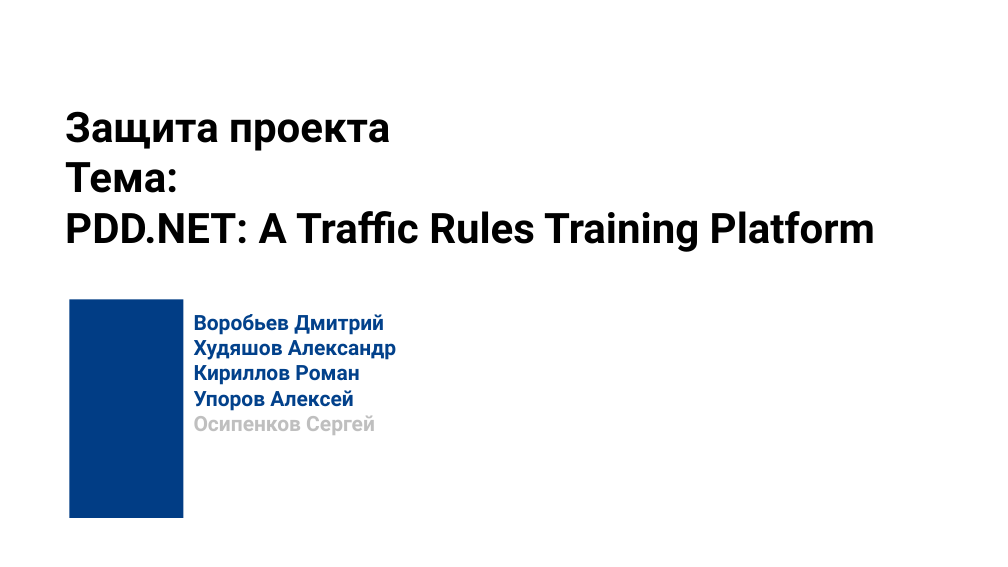
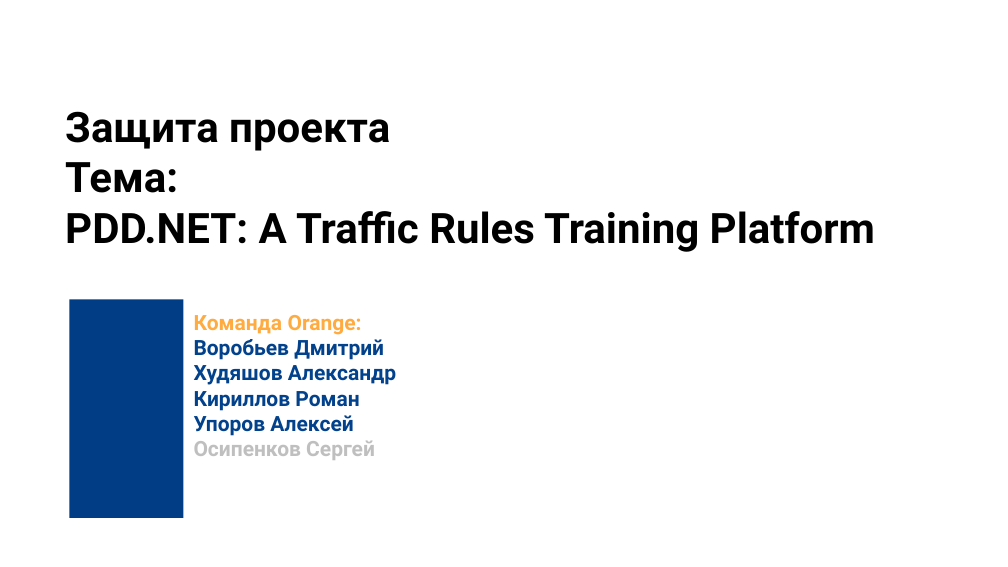
Before and after one commit to Alex5X55/PDD.NET, a slide deck: slide 3 of Презентация PDD_NET_16_9_Защита_проекта_синяя.pptx. Drawn at 1008x567 pixels with LibreOffice and Linux fonts; fonts in the diff are those of the drawing; background and template pictures are left out. Boxes give left, top, right and bottom in pixels: in the first picture for what was removed or moved away, otherwise in the second. Text is boxed around its words. In the diff, an @@ line names an element or a change of style, - is before the commit and + after.

```diff
--- a/Презентация PDD_NET_16_9_Защита_проекта_синяя.pptx
+++ b/Презентация PDD_NET_16_9_Защита_проекта_синяя.pptx
@@ subtitle at [194,315,362,335]: paragraph added @@
+Команда Orange:
```
Also in this commit, not shown: 2 other slides changed, 1 slide removed.
